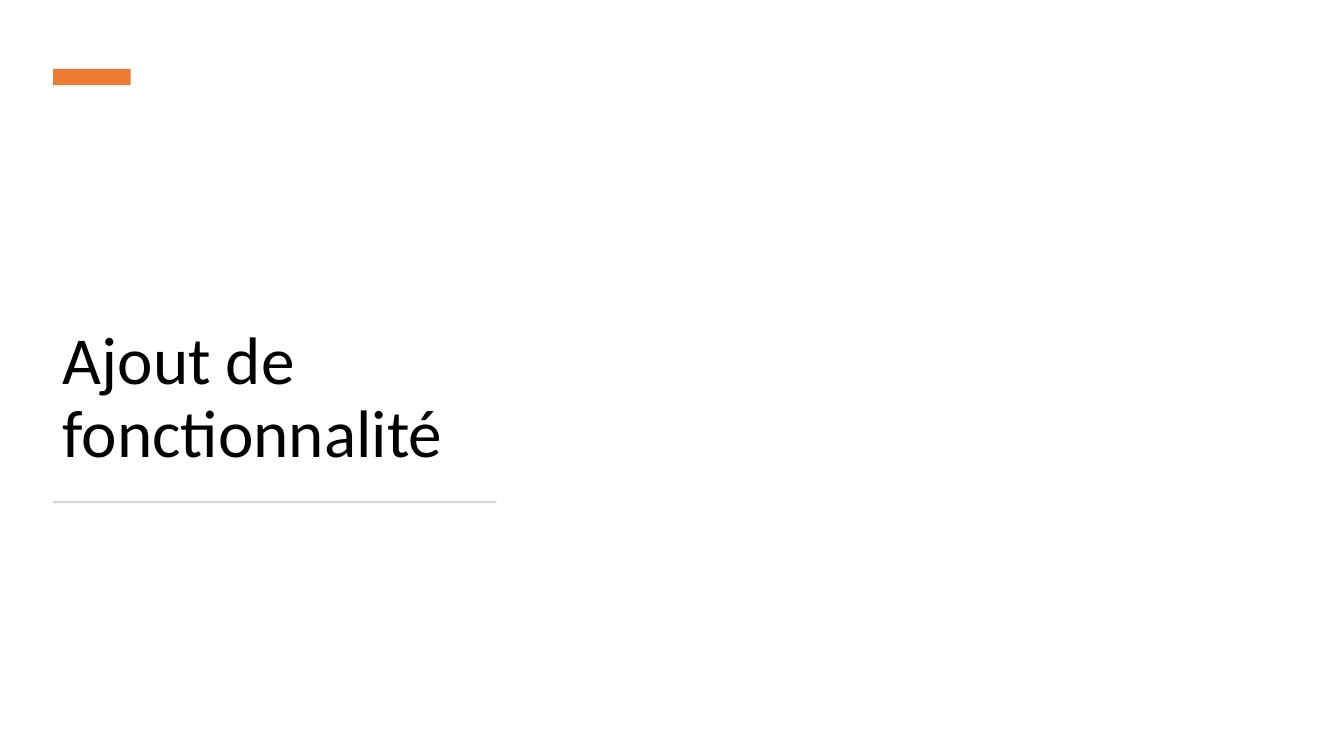
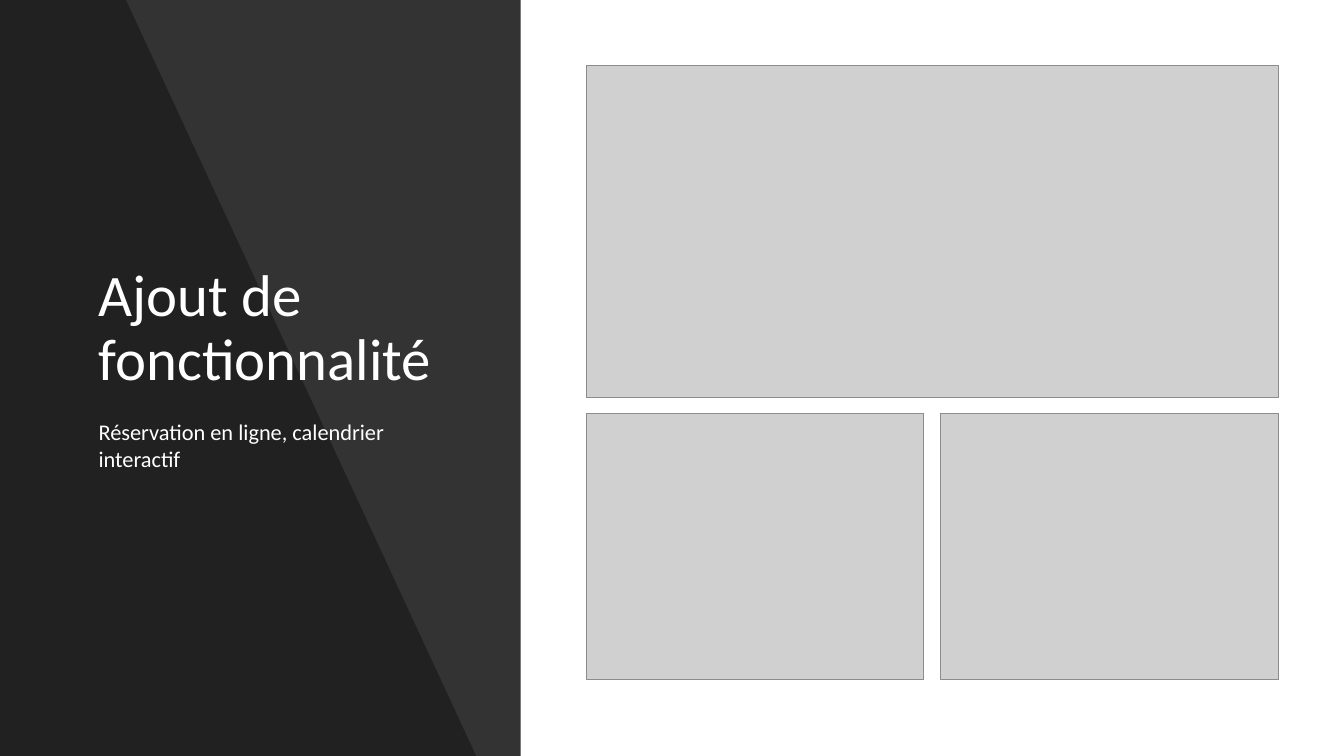
Before and after one commit to FlowNight/Techs_WEB, a slide deck: slide 11 of folder/Support_T_W.pptx (slide 10 before the commit). Drawn at 1344x756 pixels with LibreOffice and Linux fonts; fonts in the diff are those of the drawing; grey boxes stand for pictures. Boxes give left, top, right and bottom in pixels: in the first picture for what was removed or moved away, otherwise in the second. Text is boxed around its words. In the diff, an @@ line names an element or a change of style, - is before the commit and + after.

```diff
--- a/folder/Support_T_W.pptx
+++ b/folder/Support_T_W.pptx
@@ rectangle added at <box>0,0,521,756</box>, fill #000000 at 80% opacity @@
@@ freeform shape added at <box>0,0,476,756</box>, fill #000000 at 35% opacity @@
@@ rectangle removed at <box>53,69,131,85</box> @@
@@ picture added at <box>587,66,1278,398</box> @@
@@ title "Ajout de fonctionnalité": place and size @@
-title "Ajout de fonctionnalité" at <box>63,337,443,458</box>
+title "Ajout de fonctionnalité" at <box>99,275,431,381</box>
@@ title "Ajout de fonctionnalité" at <box>99,275,431,381</box>: size 48 to 42 pt, text colour #000000 to #FFFFFF @@
@@ picture added at <box>587,413,925,681</box> @@
@@ picture added at <box>941,413,1278,681</box> @@
@@ text added at <box>99,424,383,467</box>, 16 pt, text #FFFFFF @@
+Réservation en ligne, calendrier interactif
@@ rectangle removed at <box>53,501,497,503</box> @@
```
Also in this commit, not shown: 9 other slides changed, 4 slides added, 3 slides removed, 5 other files.
